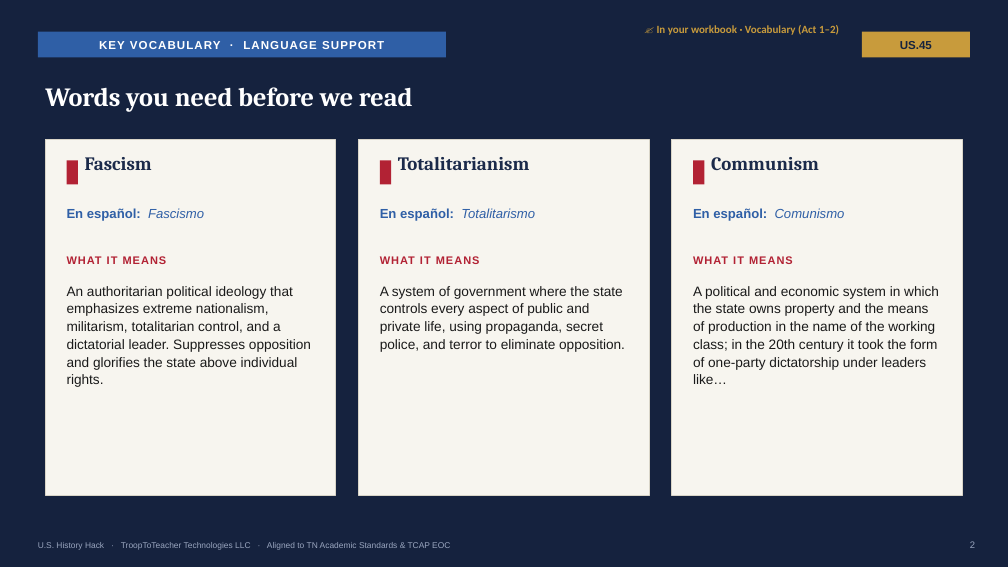
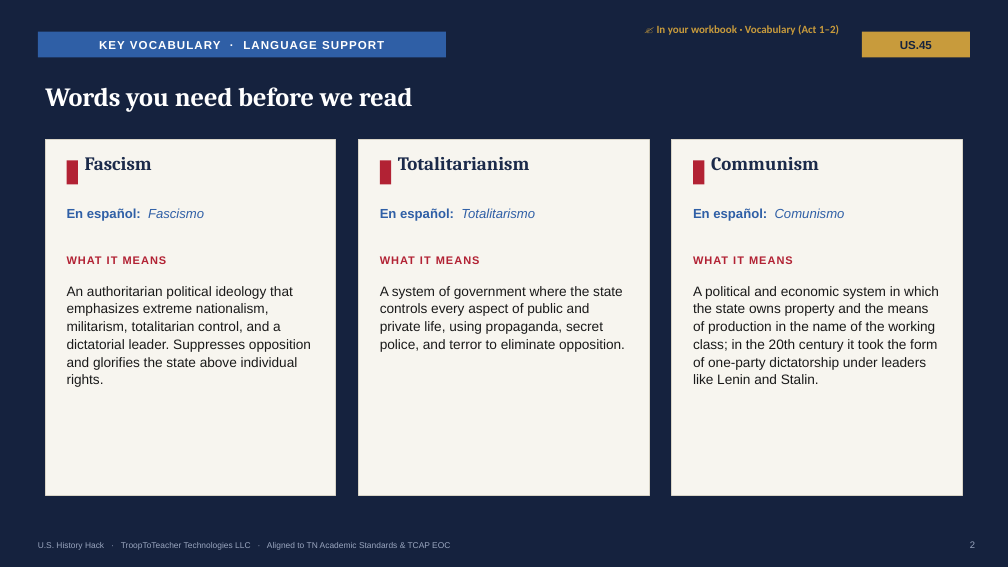
Before and after one commit to Trooptoteacher/trooptoteacher-history, a slide deck: slide 3 of 00_START_HERE/UNIT6_DECKS_BUILD/Unit6_Student_Deck_CourseStandard.pptx. Drawn at 1008x567 pixels with LibreOffice and Linux fonts; fonts in the diff are those of the drawing. Boxes give left, top, right and bottom in pixels: in the first picture for what was removed or moved away, otherwise in the second. Text is boxed around its words. In the diff, an @@ line names an element or a change of style, - is before the commit and + after.

```diff
--- a/00_START_HERE/UNIT6_DECKS_BUILD/Unit6_Student_Deck_CourseStandard.pptx
+++ b/00_START_HERE/UNIT6_DECKS_BUILD/Unit6_Student_Deck_CourseStandard.pptx
@@ text at <box>693,286,939,384</box>: text changed @@
-A political and economic system in which the state owns property and the means of production in the name of the working class; in the 20th century it took the form of one-party dictatorship under leaders like…
+A political and economic system in which the state owns property and the means of production in the name of the working class; in the 20th century it took the form of one-party dictatorship under leaders like Lenin and Stalin.
```
Also in this commit, not shown: 7 other files.
